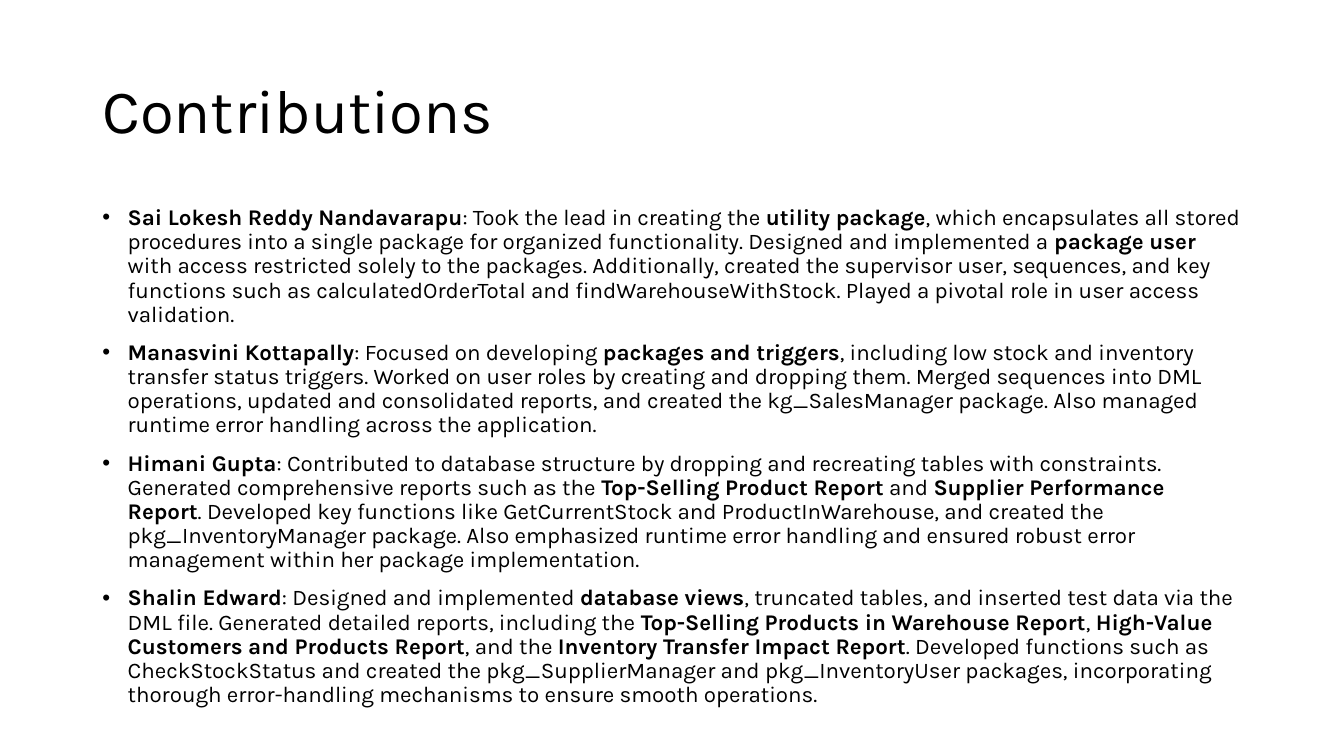
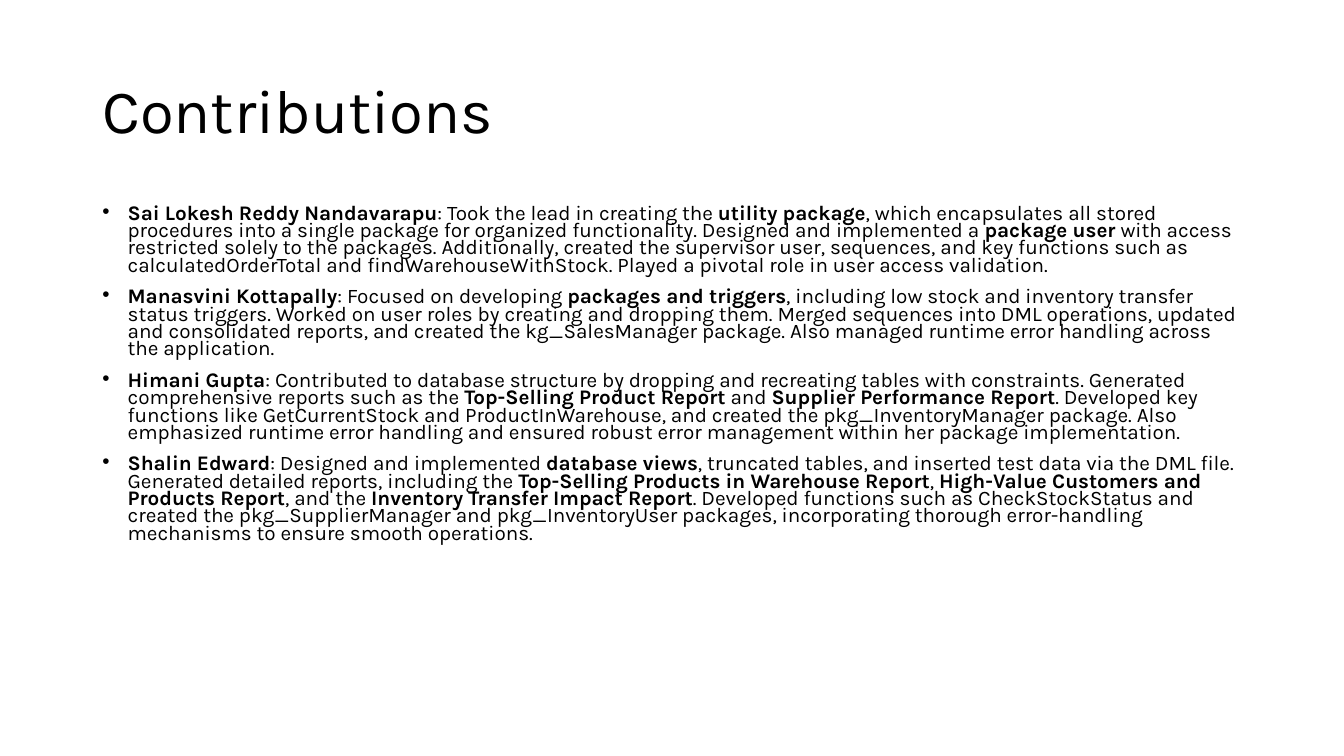
Before and after one commit to himaniguptaNU/DMDD_6210_FALL2024_14, a slide deck: slide 13 of DMDD_Project_ Presentation_Final.pptx. Drawn at 1344x756 pixels with LibreOffice and Linux fonts; fonts in the diff are those of the drawing; background and template pictures are left out. Boxes give left, top, right and bottom in pixels: in the first picture for what was removed or moved away, otherwise in the second. Text is boxed around its words. In the diff, an @@ line names an element or a change of style, - is before the commit and + after.

Commit message:
Errors Resolved

```diff
--- a/DMDD_Project_ Presentation_Final.pptx
+++ b/DMDD_Project_ Presentation_Final.pptx
@@ text "Sai Lokesh Reddy Nandavarapu: Took ..." at [128,205,1236,545]: size 16 to 14.8 pt; line spacing 0.9 to 0.7 @@
```
Also in this commit, not shown: 2 other slides changed, 3 other files.
